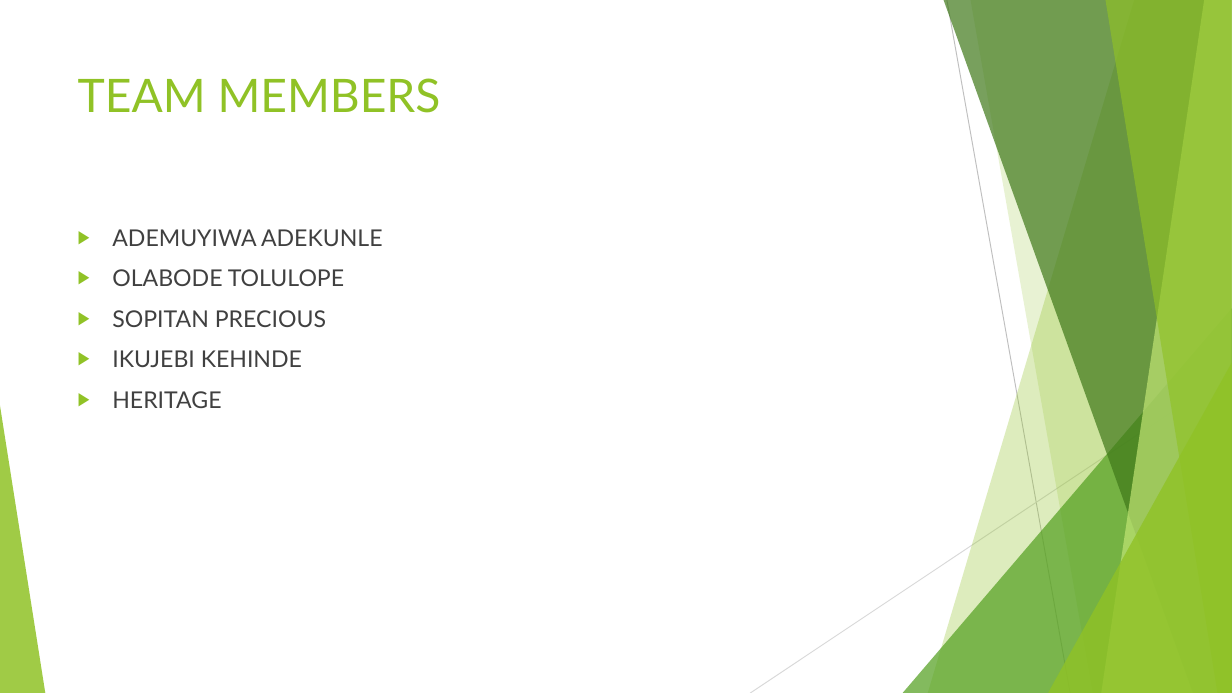
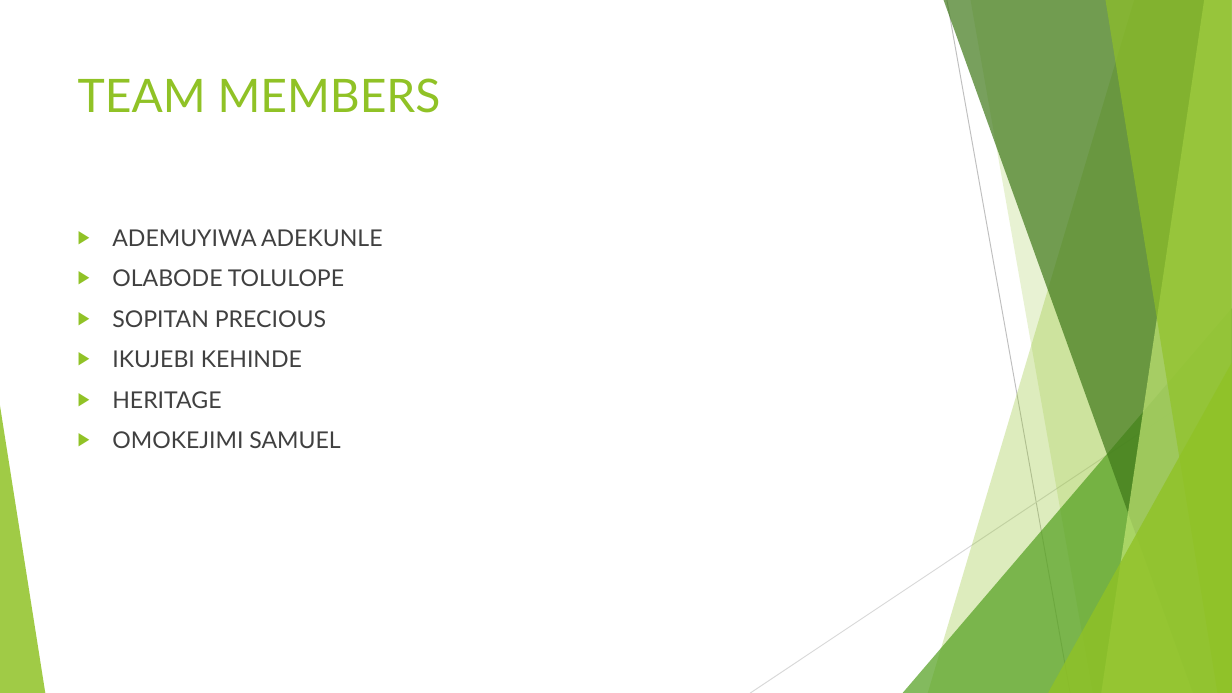
Before and after one commit to Teepiano1/mathsprint, a slide deck: slide 2 of MATHS SPRINT presentation.pptx (slide 11 before the commit). Drawn at 1232x693 pixels with LibreOffice and Linux fonts; fonts in the diff are those of the drawing. Boxes give left, top, right and bottom in pixels: in the first picture for what was removed or moved away, otherwise in the second. Text is boxed around its words. In the diff, an @@ line names an element or a change of style, - is before the commit and + after.

Commit message:
Homepage div adjusted and group member name added to the presentaion
Homepage div adjusted and group member name added to the presentaion

```diff
--- a/MATHS SPRINT presentation.pptx
+++ b/MATHS SPRINT presentation.pptx
@@ text at bbox=[112, 431, 340, 448]: paragraph added @@
+▶ OMOKEJIMI SAMUEL
```
Also in this commit, not shown: 1 other file.
